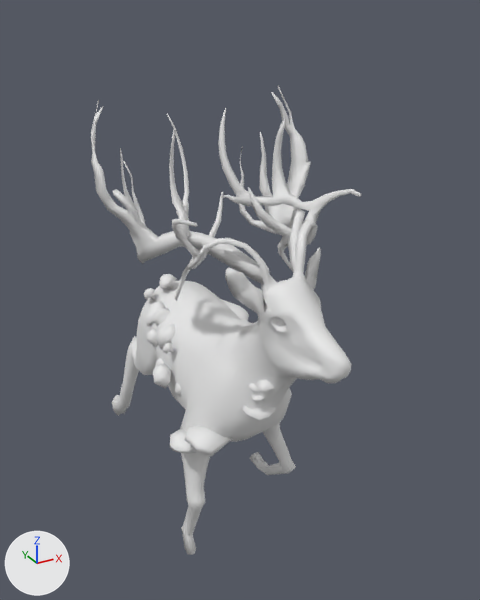
The FBX model Maya_Files/Hirsch_Mesh.fbx as it was, and as the next commit left it.
Camera for both pictures: a 50 mm lens placed at (-1.88, -3.93, 3.69), pointed at (0.14, -0.25, 1.85). Lighting does not change. The marker at lower left points along +X, +Y and +Z.

The first picture shows 'Armature'.
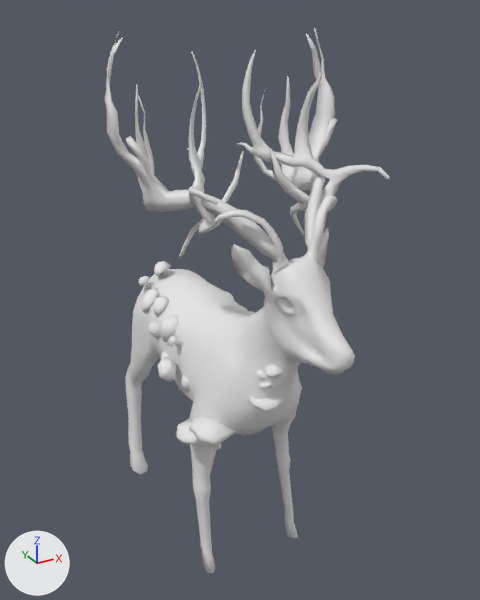
Boxes [x1, y1, x2, y2] around the edits, measured in the pictures (480 x 600 px; the box of a moved part takes in the faces that stretch with it):
'Armature', reshaped (16% taller): before [91, 85, 361, 555]; after [105, 27, 390, 573]
part 1 of me_plane_000, moved or reshaped: before [170, 428, 197, 453]; after [176, 419, 205, 444]
part 2 of me_plane_000, moved or reshaped: before [184, 426, 232, 456]; after [189, 416, 238, 447]
part 3 of me_plane_000, moved or reshaped: before [221, 299, 253, 324]; after [224, 291, 248, 311]
part 4 of me_plane_000, moved or reshaped: before [242, 405, 276, 421]; after [248, 396, 284, 412]
part 5 of me_plane_000, moved or reshaped: before [252, 395, 265, 401]; after [259, 382, 273, 388]
part 6 of me_plane_000, moved or reshaped: before [249, 383, 261, 392]; after [256, 370, 268, 379]
part 7 of me_plane_000, moved or reshaped: before [257, 380, 275, 392]; after [264, 365, 283, 378]
part 8 of me_plane_000, moved or reshaped: before [144, 288, 155, 301]; after [139, 276, 150, 289]
part 9 of me_plane_000, moved or reshaped: before [159, 274, 177, 290]; after [154, 261, 171, 277]
part 10 of me_plane_000, moved or reshaped: before [145, 300, 165, 327]; after [140, 287, 160, 313]
part 11 of me_plane_000, moved or reshaped: before [156, 324, 175, 350]; after [159, 315, 179, 342]
part 12 of me_plane_000, moved or reshaped: before [155, 358, 164, 367]; after [160, 351, 168, 360]
part 13 of me_plane_000, moved or reshaped: before [175, 383, 181, 396]; after [181, 375, 190, 391]
part 14 of me_plane_000, moved or reshaped: before [153, 364, 171, 388]; after [158, 357, 177, 382]
part 15 of me_plane_000, moved or reshaped: before [163, 343, 174, 354]; after [168, 336, 179, 347]
part 16 of me_plane_000, moved or reshaped: before [91, 85, 361, 555]; after [105, 27, 390, 573]

Patch to the scene script:
```diff
--- a/Maya_Files/Hirsch_Mesh.fbx.py
+++ b/Maya_Files/Hirsch_Mesh.fbx.py
@@ me_plane_000 @@
 # used by ob_armature; location = (0.0, 0.0, 0.0)
-me_plane_000.from_pydata(...)  # 2617 vertices, 2619 faces; spans x -0.75..0.71, y -1.58..1.2, z -0.01..3.22
+me_plane_000.from_pydata(...)  # 2617 vertices, 2619 faces; spans x -0.72..0.73, y -1.6..1.07, z -0.01..3.58
+# me_plane_000 part 1: the loose piece of 32 vertices spanning x -0.52..-0.31, y -0.65..-0.39, z 0.96..1.09 is multiplied about its middle by the matrix ((0.993, 0.116, -0.015), (-0.116, 0.993, -0.017), (0.013, 0.018, 1.0)), then moved by (0.02, -0.06, 0.1)
+# me_plane_000 part 2: the loose piece of 32 vertices spanning x -0.47..-0.19, y -0.81..-0.54, z 1.06..1.21 is multiplied about its middle by the matrix ((0.994, 0.113, -0.005), (-0.112, 0.993, 0.022), (0.007, -0.021, 1.0)), then moved by (0.0, -0.07, 0.11)
+# me_plane_000 part 3: the loose piece of 104 vertices spanning x 0.26..0.67, y 0.15..0.67, z 1.1..1.48 is multiplied about its middle by the matrix ((0.95, -0.272, -0.025), (0.275, 0.958, 0.102), (0.023, -0.078, 0.956)), then moved by (-0.04, 0.19, 0.08)
+# me_plane_000 part 4: the loose piece of 28 vertices spanning x -0.17..0.08, y -0.98..-0.77, z 1.28..1.47 is moved by (-0.01, -0.1, 0.13)
+# me_plane_000 part 5: the loose piece of 28 vertices spanning x -0.14..0.07, y -0.97..-0.81, z 1.47..1.58 is multiplied about its middle by the matrix ((1.0, 0.014, 0.018), (-0.016, 0.995, 0.103), (-0.016, -0.103, 0.995)), then moved by (0.0, -0.09, 0.14)
+# me_plane_000 part 6: the loose piece of 28 vertices spanning x -0.14..0.05, y -0.97..-0.78, z 1.53..1.64 is multiplied about its middle by the matrix ((1.0, 0.014, 0.018), (-0.016, 0.995, 0.103), (-0.016, -0.104, 0.994)), then moved by (0.0, -0.09, 0.13)
+# me_plane_000 part 7: the loose piece of 28 vertices spanning x -0.12..0.06, y -1.03..-0.86, z 1.56..1.67 is moved by (0.0, -0.08, 0.14)
+# me_plane_000 part 8: the loose piece of 36 vertices spanning x -0.29..-0.18, y 0.43..0.53, z 1.62..1.75 is moved by (0.0, 0.09, 0.07)
+# me_plane_000 part 9: the loose piece of 36 vertices spanning x -0.16..-0.02, y 0.4..0.56, z 1.69..1.83 is moved by (0.0, 0.1, 0.07)
+# me_plane_000 part 10: the loose piece of 28 vertices spanning x -0.34..-0.2, y 0.24..0.42, z 1.52..1.69 is moved by (0.0, 0.08, 0.08)
+# me_plane_000 part 11: the loose piece of 36 vertices spanning x -0.37..-0.09, y -0.06..0.19, z 1.43..1.63 is multiplied about its middle by the matrix ((0.978, 0.05, 0.008), (-0.051, 0.972, 0.105), (-0.003, -0.105, 0.973)), then moved by (0.0, -0.08, 0.09)
+# me_plane_000 part 12: the loose piece of 29 vertices spanning x -0.39..-0.25, y -0.06..0.16, z 1.22..1.4 is multiplied about its middle by the matrix ((1.01, -0.009, 0.0), (0.009, 1.008, 0.064), (0.0, -0.064, 1.008)), then moved by (0.02, -0.07, 0.09)
+# me_plane_000 part 13: the loose piece of 30 vertices spanning x -0.37..-0.26, y -0.3..-0.18, z 1.2..1.35 is moved by (0.01, -0.1, 0.11)
+# me_plane_000 part 14: the loose piece of 36 vertices spanning x -0.48..-0.31, y -0.21..-0.06, z 1.27..1.43 is moved by (0.0, -0.1, 0.1)
+# me_plane_000 part 15: the loose piece of 32 vertices spanning x -0.38..-0.3, y -0.14..-0.07, z 1.49..1.57 is moved by (0.0, -0.09, 0.1)
+# me_plane_000 part 16: 1982 of 2617 vertices moved; they spanned x -0.75..0.71, y -1.58..1.2, z -0.01..3.22 and now span x -0.72..0.73, y -1.6..1.07, z -0.01..3.58; mean shift (0.01, -0.12, 0.16); largest move (0.36, -0.05, 0.29) -> (0.36, -0.71, 0.01)
 me_plane_000.materials.append(mat_body)
```
